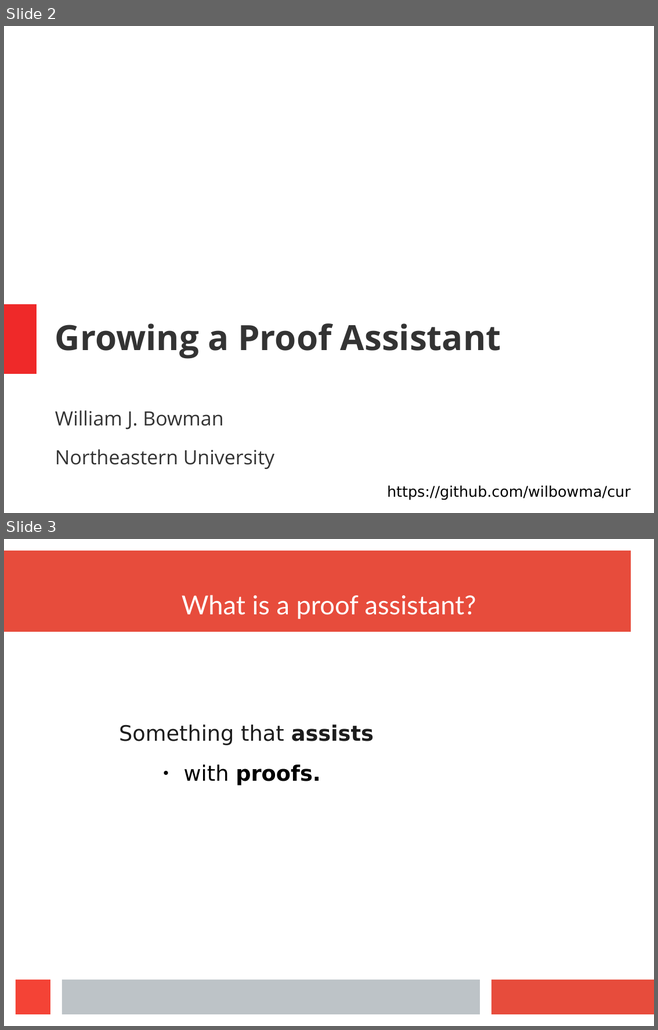
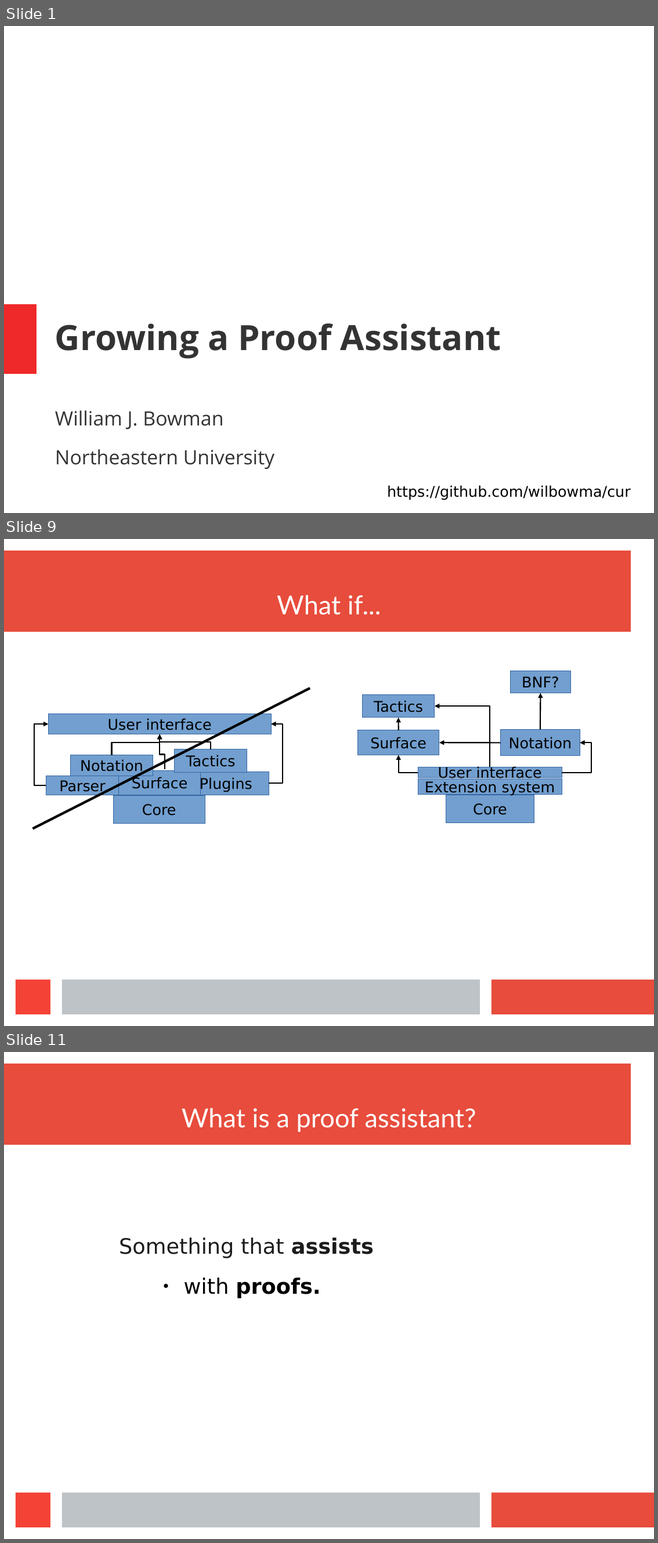
Before and after one commit to wilbowma/cur, a slide deck: hope-2016/slides.odp. Shown one above the other, each under a label of ours: slides 2 and 3 before the commit, slides 1, 9 and 11 after it; the slides between them are not shown. The pictures are 658x1030 and 658x1543 pixels, drawn with LibreOffice and Linux fonts; fonts in the diff are those of the drawing. Boxes give left, top, right and bottom in pixels: in the first picture for what was removed or moved away, otherwise in the second. Text is boxed around its words. In the diff, an @@ line names an element or a change of style, - is before the commit and + after.

```diff
--- a/hope-2016/slides.odp
+++ b/hope-2016/slides.odp
@@ slide 9 added at (4, 539, 654, 1026), background #FFFFFF; not listed: 4 template elements that a slide beside it also shows @@
@@ title added at (277, 595, 381, 615), 32 pt, text #FFFFFF @@
+What if...
@@ rectangle added at (510, 671, 571, 693), fill #729FCF, outline #3465A4 0 pt, 18 pt, text #000000 @@
+BNF?
@@ line added from (310, 688) to (33, 829), #000000 3 pt @@
@@ rectangle added at (362, 694, 435, 718), fill #729FCF, outline #3465A4 0 pt, 18 pt, text #000000 @@
+Tactics
@@ arrow added from (540, 729) to (540, 693), #000000 1.5 pt @@
@@ elbow arrow added from (489, 767) to (434, 707), #000000 1.5 pt @@
@@ elbow arrow added from (46, 786) to (48, 724), #000000 1.5 pt @@
@@ rectangle added at (48, 714, 271, 734), fill #729FCF, outline #3465A4 0 pt, 18 pt, text #000000 @@
+User interface
@@ elbow arrow added from (268, 784) to (271, 724), #000000 1.5 pt @@
@@ arrow added from (398, 730) to (398, 718), #000000 1.5 pt @@
@@ rectangle added at (500, 729, 579, 756), fill #729FCF, outline #3465A4 0 pt, 18 pt, text #000000 @@
+Notation
@@ elbow arrow added from (112, 755) to (159, 734), #000000 1.5 pt @@
@@ elbow arrow added from (165, 769) to (159, 734), #000000 1.5 pt @@
@@ elbow arrow added from (211, 750) to (159, 734), #000000 1.5 pt @@
@@ rectangle added at (358, 730, 439, 755), fill #729FCF, outline #3465A4 0 pt, 18 pt, text #000000 @@
+Surface
@@ arrow added from (500, 743) to (439, 743), #000000 1.5 pt @@
@@ elbow arrow added from (561, 772) to (580, 743), #000000 1.5 pt @@
@@ rectangle added at (71, 755, 152, 776), fill #729FCF, outline #3465A4 0 pt, 18 pt, text #000000 @@
+Notation
@@ rectangle added at (175, 750, 247, 772), fill #729FCF, outline #3465A4 0 pt, 18 pt, text #000000 @@
+Tactics
@@ elbow arrow added from (418, 772) to (398, 755), #000000 1.5 pt @@
@@ rectangle added at (46, 776, 119, 795), fill #729FCF, outline #3465A4 0 pt, 18 pt, text #000000 @@
+Parser
@@ rectangle added at (119, 770, 200, 795), fill #729FCF, outline #3465A4 0 pt, 18 pt, text #000000 @@
+Surface
@@ rectangle added at (183, 772, 268, 795), fill #729FCF, outline #3465A4 0 pt, 18 pt, text #000000 @@
+Plugins
@@ rectangle added at (418, 779, 561, 795), fill #729FCF, outline #3465A4 0 pt, 18 pt, text #000000 @@
+Extension system
@@ rectangle added at (418, 767, 561, 779), fill #729FCF, outline #3465A4 0 pt, 18 pt, text #000000 @@
+User interface
@@ rectangle added at (113, 796, 205, 824), fill #729FCF, outline #3465A4 0 pt, 18 pt, text #000000 @@
+Core
@@ rectangle added at (446, 795, 534, 823), fill #729FCF, outline #3465A4 0 pt, 18 pt, text #000000 @@
+Core
@@ what was slide 2 is now slide 1 @@
@@ what was slide 3 is now slide 11 @@
```
Also in this commit, not shown: 10 slides changed, 8 other slides added, 2 slides removed.
